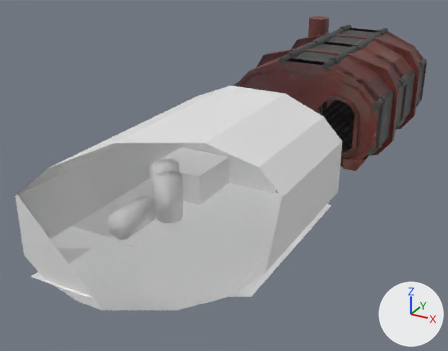
What one commit did to the Blender file Blender/storage_room.blend.
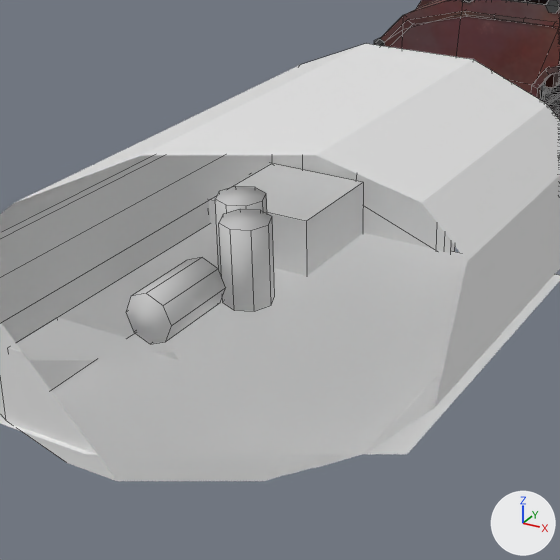
Each version is shown whole from a 50 mm lens placed at (8.58, -13.93, 9.15), pointed at (-1.52, 4.44, -0.03), then close up on the part from 9% to 74% of the width and 18% to 100% of the height. Every picture has the same lights, and +X, +Y and +Z are marked at lower right. The first two pictures are the older version. The close-ups show mesh edges as thin lines. Everything nearer to the camera than a plane just in front of the edit is cut away.
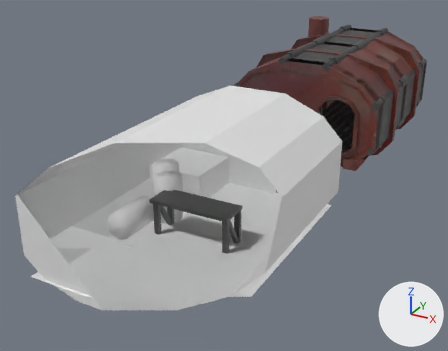
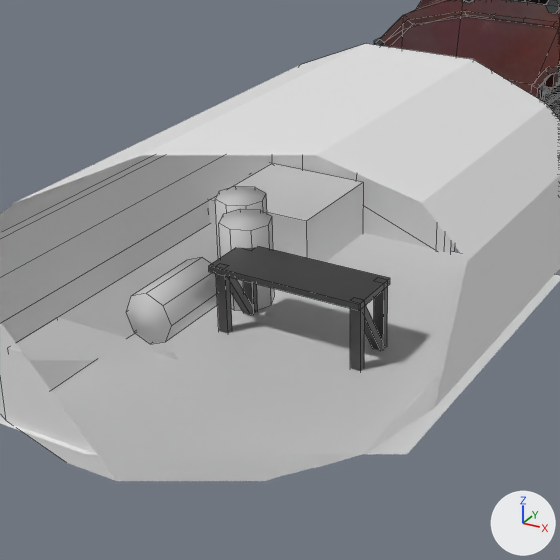
The change, as a list of edits to the scene's bpy script:
```text
Add me_cube_001:
    me_cube_001.from_pydata(...)  # 112 vertices, 84 faces; spans x -1.34..1.27, y -0.48..0.48, z -1.27..1.12
    me_cube_001.materials.append(mat_material_004)  # picture img_matky_png
Add ob_cube_001:
    ob_cube_001 = bpy.data.objects.new('Cube.001', me_cube_001)
    ob_cube_001.location = (0.0, 0.0, 0.0)
```

Changed parts and their boxes [x1, y1, x2, y2] in the close-ups (560 x 560 px):
'Cube.001', added
    after: [209, 246, 390, 371]
